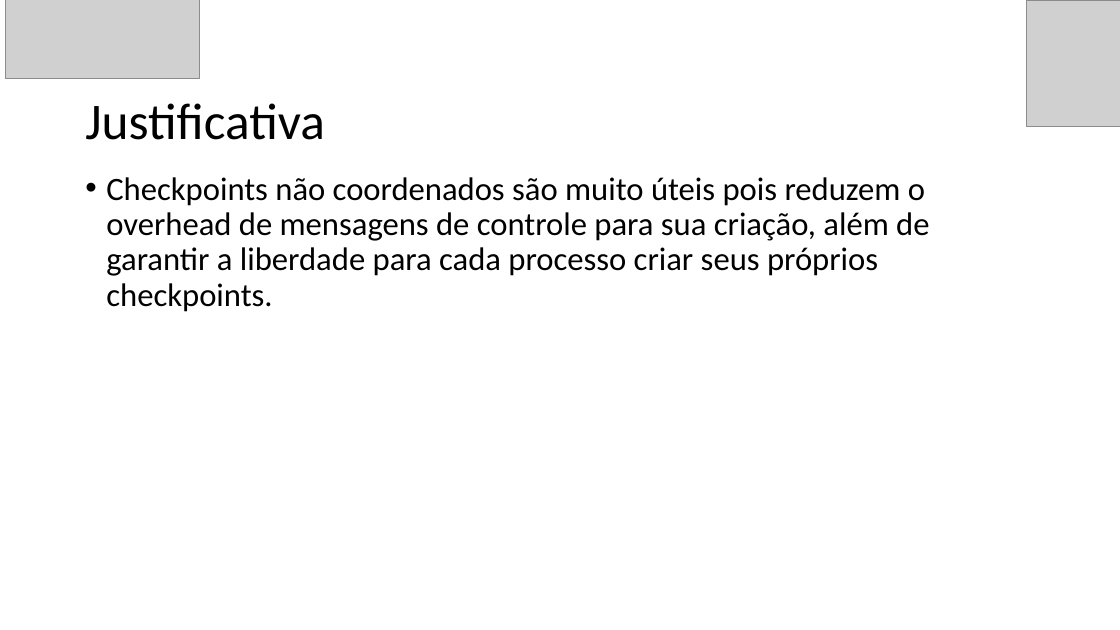
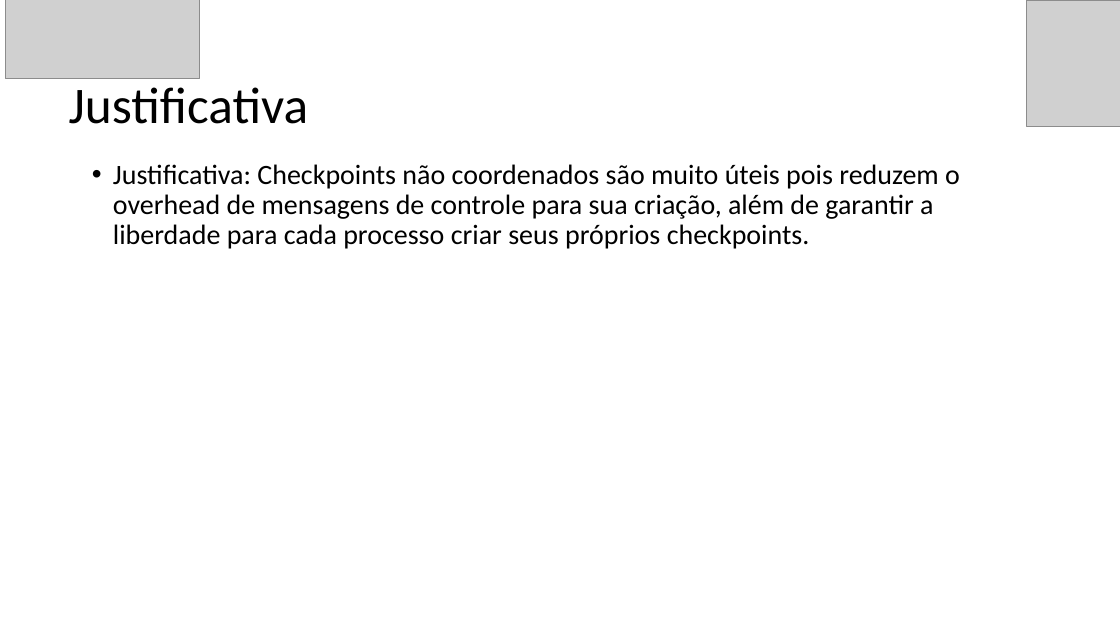
Before and after one commit to GuilhermeBizzani/TCC, a slide deck: slide 14 of Primeira apresentacao.pptx (slide 3 before the commit). Drawn at 1120x630 pixels with LibreOffice and Linux fonts; fonts in the diff are those of the drawing; grey boxes stand for pictures. Boxes give left, top, right and bottom in pixels: in the first picture for what was removed or moved away, otherwise in the second. Text is boxed around its words. In the diff, an @@ line names an element or a change of style, - is before the commit and + after.

```diff
--- a/Primeira apresentacao.pptx
+++ b/Primeira apresentacao.pptx
@@ title "Justificativa": place and size @@
-title "Justificativa" at (85, 103, 325, 140)
+title "Justificativa" at (69, 87, 309, 124)
@@ text at (113, 164, 960, 249): text changed; size 28 to 24 pt @@
-• Checkpoints não coordenados são muito úteis pois reduzem o overhead de mensagens de controle para sua criação, além de garantir a liberdade para cada processo criar seus próprios checkpoints.
+• Justificativa: Checkpoints não coordenados são muito úteis pois reduzem o overhead de mensagens de controle para sua criação, além de garantir a liberdade para cada processo criar seus próprios checkpoints.
```
Also in this commit, not shown: 4 other slides changed, 2 slides added, 2 other files.
